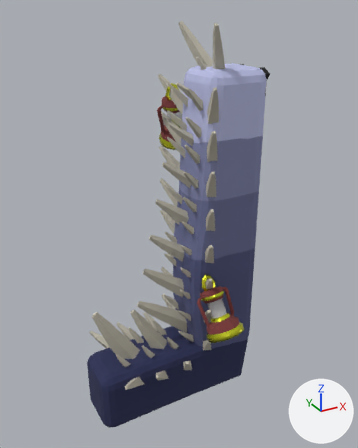
The Blender file asset_gen/worm.blend: old version first, new version second.
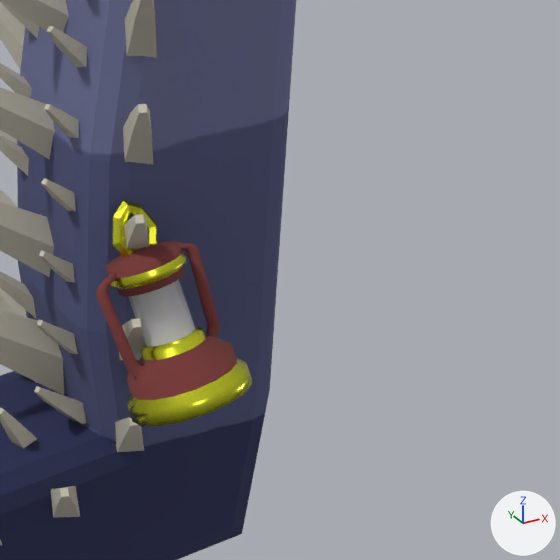
There are two pictures of each version: one whole from a camera (50 mm lens) standing at (-2.24, -3.29, 1.81) and looking at (-0.44, -0.02, 0.18), one close up on the part from 47% to 94% of the width and 48% to 86% of the height. Arrows for +X, +Y and +Z are at lower right; the lights stay in place. The first two pictures are the older version.

The first close-up shows 'Cylinder.001', 'Worm'.
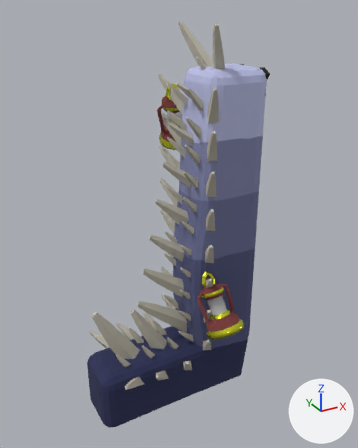
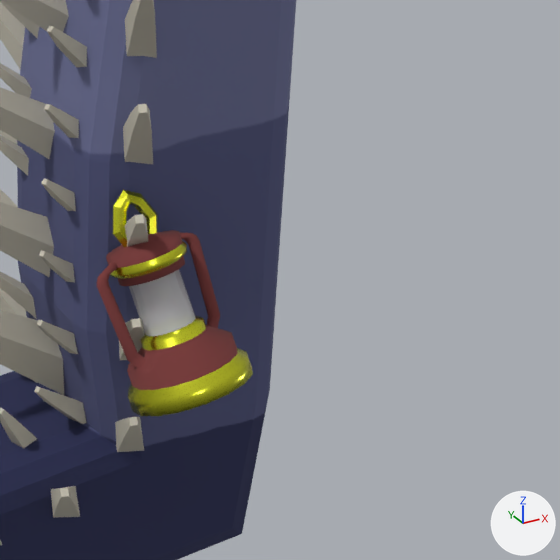
The newer file is also turned or shifted as a whole; pictures and numbers use the older file's frame.

Location of each change, (x1, y1, x2, y2) in pixels of the close-ups (560 x 560 px):
'Cylinder.001', deleted: before (96, 200, 252, 426)
    faces in mat_material_002 (brown #793938): (96, 241, 237, 400)
    faces in mat_material_001 (yellow #e3e73a): (110, 200, 252, 426)
    faces in mat_material_003 (white #ffffff): (128, 280, 195, 346)
part 1 of me_cube_002, added: after (96, 230, 253, 416)
part 2 of me_cube_002, added: after (113, 190, 157, 248)

The change, as a diff of the scene's bpy script:
```diff
--- a/asset_gen/worm.blend.py
+++ b/asset_gen/worm.blend.py
@@ me_cube_002 @@
 # used by ob_worm; location = (0.0, 0.0, 1.2)
-me_cube_002.from_pydata(...)  # 1325 vertices, 1190 faces; spans x -1.26..0.24, y -0.43..0.43, z -2.74..0.51
+me_cube_002.from_pydata(...)  # 2285 vertices, 2122 faces; spans x -1.26..0.24, y -0.64..0.59, z -2.74..0.51
+# me_cube_002 part 1: a new loose piece of 424 vertices spanning x -0.46..-0.1, y -0.64..-0.23, z -1.92..-1.46
+# me_cube_002 part 2: a new loose piece of 56 vertices spanning x -0.38..-0.24, y -0.34..-0.25, z -1.53..-1.38, in mat_material_001 (yellow #e3e73a)
+# other edits to the shape of me_cube_002 do not show in these pictures
 me_cube_002.materials.append(mat_material)
+me_cube_002.materials.append(mat_material_001)  # yellow #e3e73a
+me_cube_002.materials.append(mat_material_002)  # brown #793938
+me_cube_002.materials.append(mat_material_003)  # white #ffffff
@@ ob_cylinder_001 @@
-ob_cylinder_001 = bpy.data.objects.new('Cylinder.001', me_cylinder_001)
-ob_cylinder_001.location = (-0.312, -0.298, -0.295)
-ob_cylinder_001.rotation_euler = (-0.112, 0.476, 1.6)  # degrees (-6.4, 27, 92)
```
